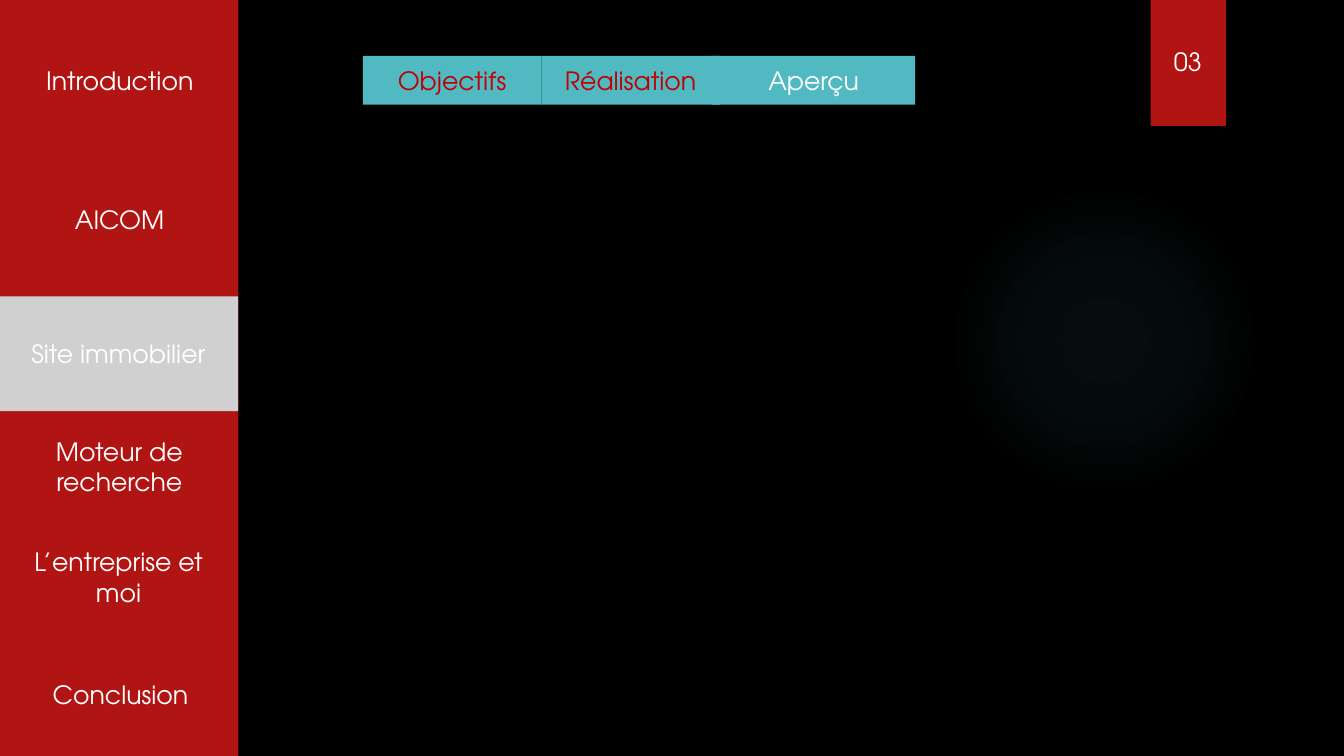
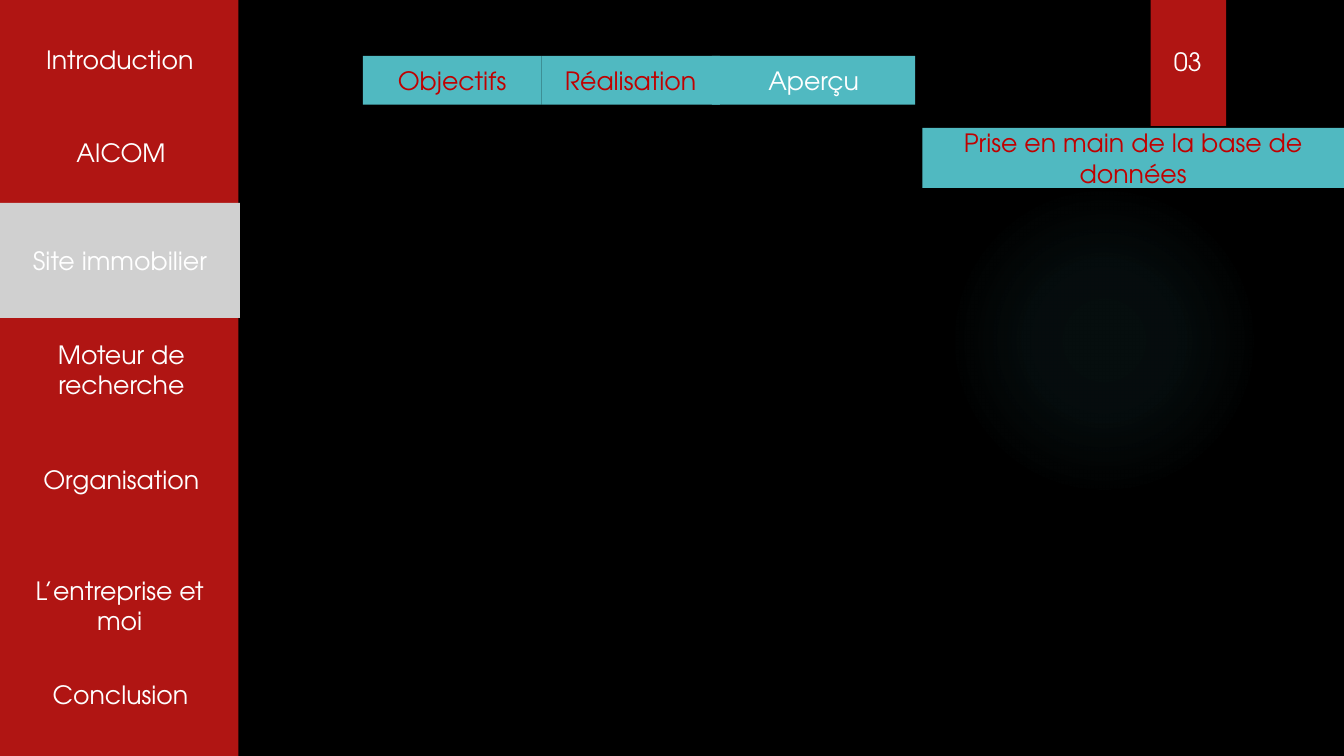
Before and after one commit to tochyvn/ma_banque_document, a slide deck: slide 9 of Aviaco france.pptx. Drawn at 1344x756 pixels with LibreOffice and Linux fonts; fonts in the diff are those of the drawing; grey boxes stand for pictures; background and template pictures are left out. Boxes give left, top, right and bottom in pixels: in the first picture for what was removed or moved away, otherwise in the second. Text is boxed around its words. In the diff, an @@ line names an element or a change of style, - is before the commit and + after.

```diff
--- a/Aviaco france.pptx
+++ b/Aviaco france.pptx
@@ text "Introduction" moved from (x1=46, y1=71, x2=193, y2=91) to (x1=46, y1=50, x2=193, y2=70) @@
@@ text "AICOM" moved from (x1=75, y1=210, x2=164, y2=230) to (x1=76, y1=143, x2=165, y2=163) @@
@@ rectangle added at (x1=923, y1=128, x2=1344, y2=189), fill #50B9C1, 18 pt, text #C00000 @@
+Prise en main de la base de données
@@ picture "Site immobilier" moved from (x1=0, y1=296, x2=238, y2=411) to (x1=0, y1=203, x2=240, y2=318) @@
@@ text "Moteur de recherche" moved from (x1=56, y1=442, x2=183, y2=492) to (x1=58, y1=345, x2=185, y2=395) @@
@@ text added at (x1=43, y1=470, x2=199, y2=495), 18 pt, text #FFFFFF @@
+Organisation
@@ text "L’entreprise et moi" moved from (x1=34, y1=552, x2=202, y2=603) to (x1=36, y1=581, x2=203, y2=631) @@
```
Also in this commit, not shown: 9 other slides changed.
